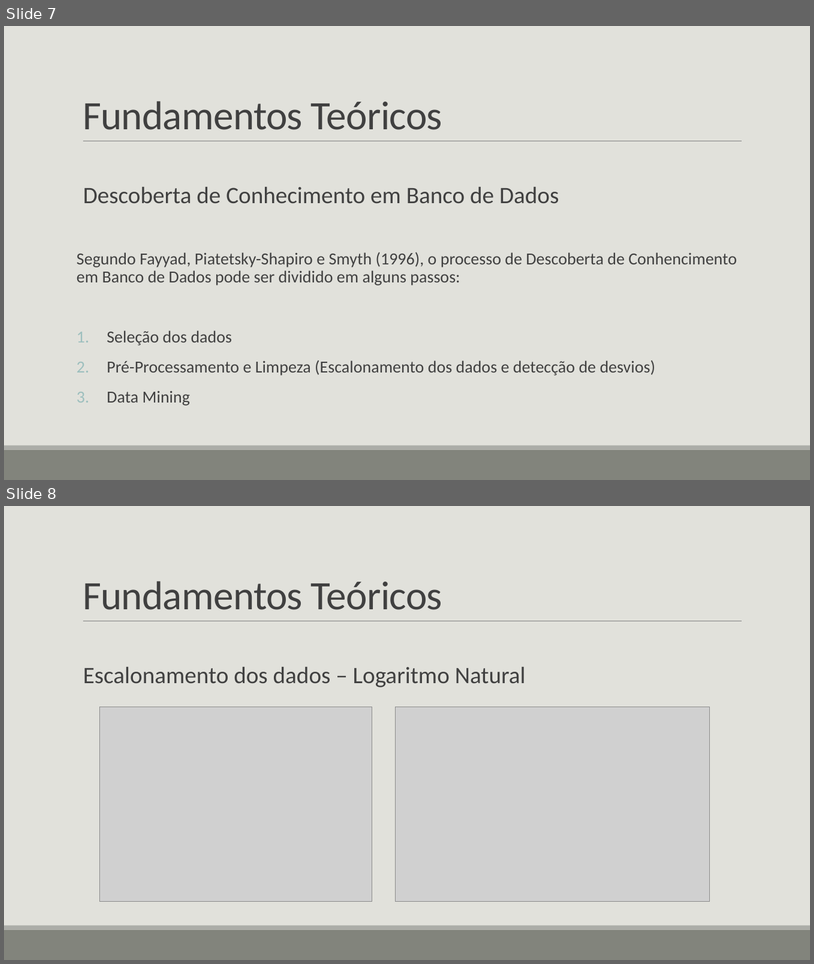
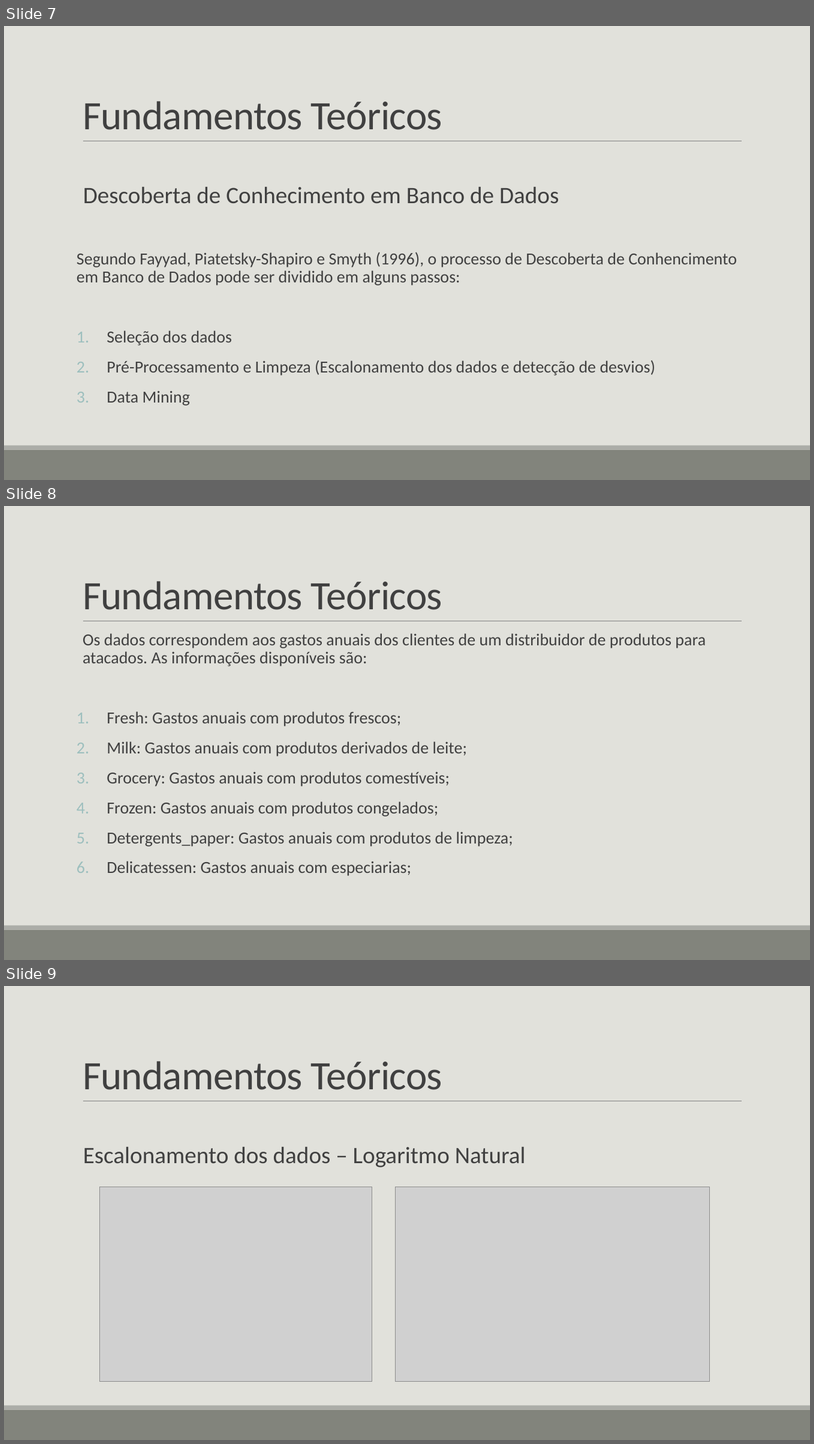
Before and after one commit to erikawa/client-segmentation, a slide deck: presentation/Análise de agrupamento de perfis de clientes de.pptx. Shown one above the other, each under a label of ours: slides 7 and 8 before the commit, slides 7, 8 and 9 after it. The pictures are 814x964 and 814x1444 pixels, drawn with LibreOffice and Linux fonts; fonts in the diff are those of the drawing; grey boxes stand for pictures. Boxes give left, top, right and bottom in pixels: in the first picture for what was removed or moved away, otherwise in the second. Text is boxed around its words. In the diff, an @@ line names an element or a change of style, - is before the commit and + after.

```diff
--- a/presentation/Análise de agrupamento de perfis de clientes de.pptx
+++ b/presentation/Análise de agrupamento de perfis de clientes de.pptx
@@ slide 8 added at (x1=4, y1=506, x2=810, y2=960), background #E1E1DB; not listed: 3 template elements that a slide beside it also shows @@
@@ title added at (x1=83, y1=581, x2=443, y2=610), 48 pt, text #404040 @@
+Fundamentos Teóricos
@@ text added at (x1=83, y1=633, x2=706, y2=876), 20 pt, text #404040 @@
+  Os dados correspondem aos gastos anuais dos clientes de um distribuidor de produtos para atacados. As informações disponíveis são:
+1. Fresh: Gastos anuais com produtos frescos;
+2. Milk: Gastos anuais com produtos derivados de leite;
+3. Grocery: Gastos anuais com produtos comestíveis;
+4. Frozen: Gastos anuais com produtos congelados;
+5. Detergents_paper: Gastos anuais com produtos de limpeza;
+6. Delicatessen: Gastos anuais com especiarias;
@@ what was slide 8 is now slide 9 @@
```
Also in this commit, not shown: 1 slide changed, 4 other slides added, 1 other file.
